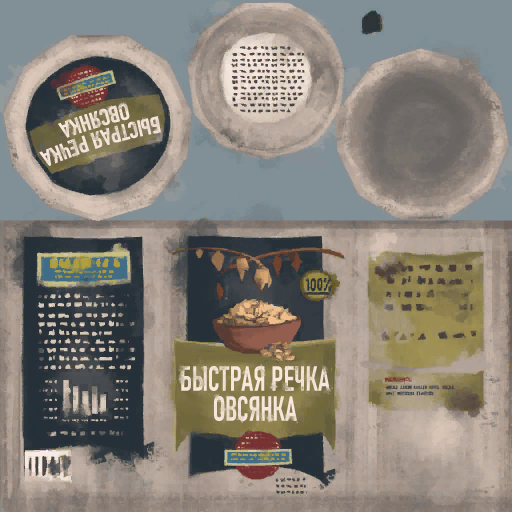
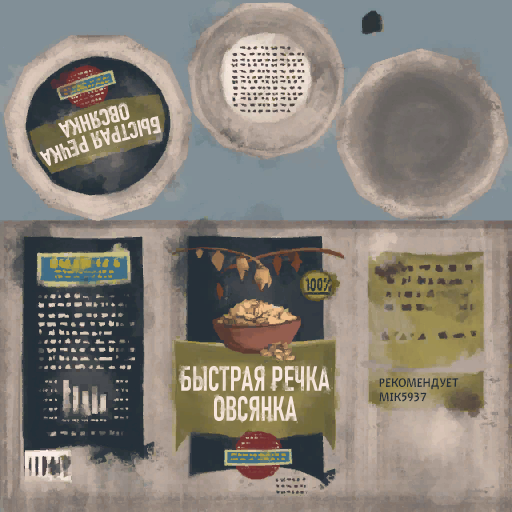
Layers edited between the first and the second (512, 512) image:
added layer "Рекомендует mik5937" above "быстрая речка овсянка" over [379,378,459,402]
painted on "Layer 1" over [379,376,458,399]